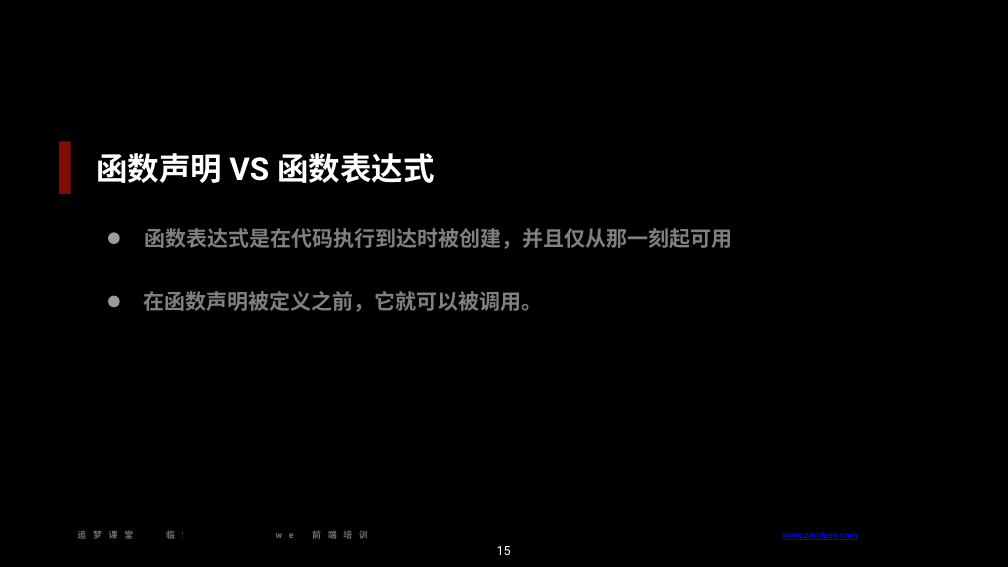
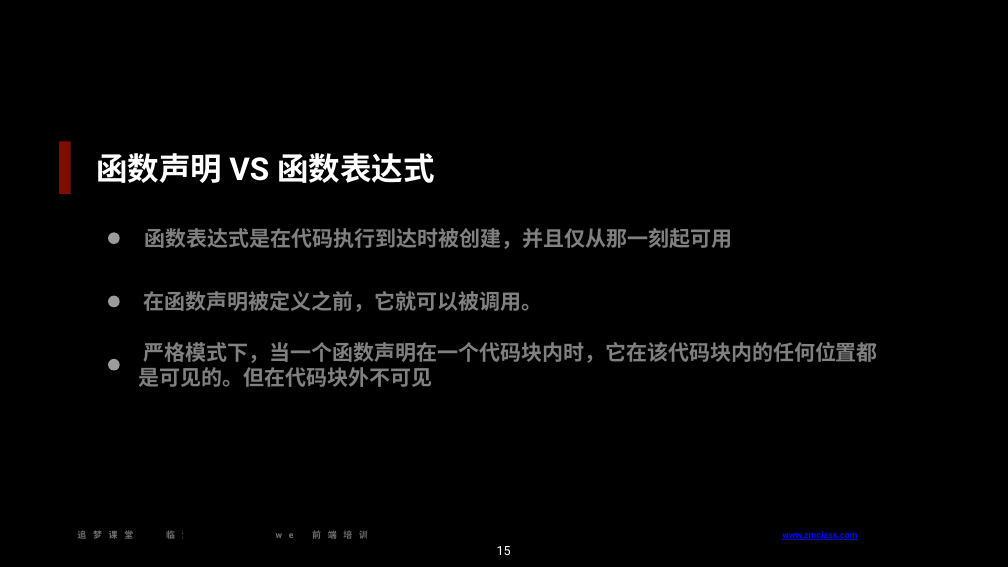
Before and after one commit to zmclass/web-study, a slide deck: slide 15 of 2019-12-2/ppt/深入函数.pptx. Drawn at 1008x567 pixels with LibreOffice and Linux fonts; fonts in the diff are those of the drawing; background and template pictures are left out. Boxes give left, top, right and bottom in pixels: in the first picture for what was removed or moved away, otherwise in the second. Text is boxed around its words. In the diff, an @@ line names an element or a change of style, - is before the commit and + after.

Commit message:
函数下午讲义

```diff
--- a/2019-12-2/ppt/深入函数.pptx
+++ b/2019-12-2/ppt/深入函数.pptx
@@ ellipse added at <box>108,359,120,370</box>, fill #FFFFFF at 61% opacity @@
@@ text added at <box>139,342,878,387</box>, 40 pt, text #FFFFFF at 50% opacity, bold @@
+严格模式下，当一个函数声明在一个代码块内时，它在该代码块内的任何位置都是可见的。但在代码块外不可见
```
Also in this commit, not shown: 5 slides added, 3 other files.
